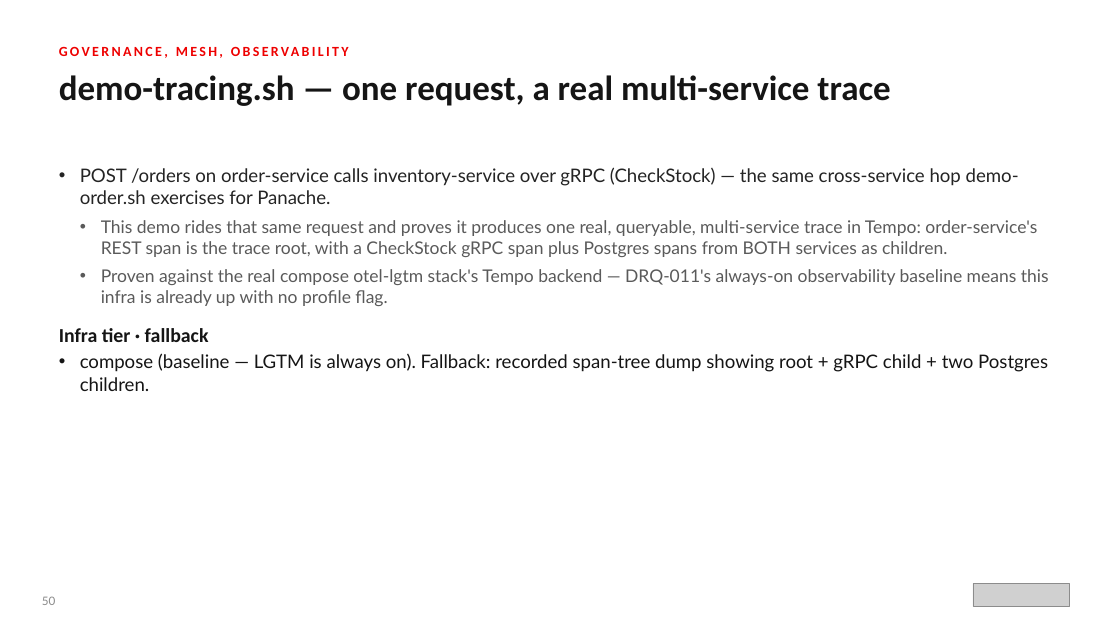
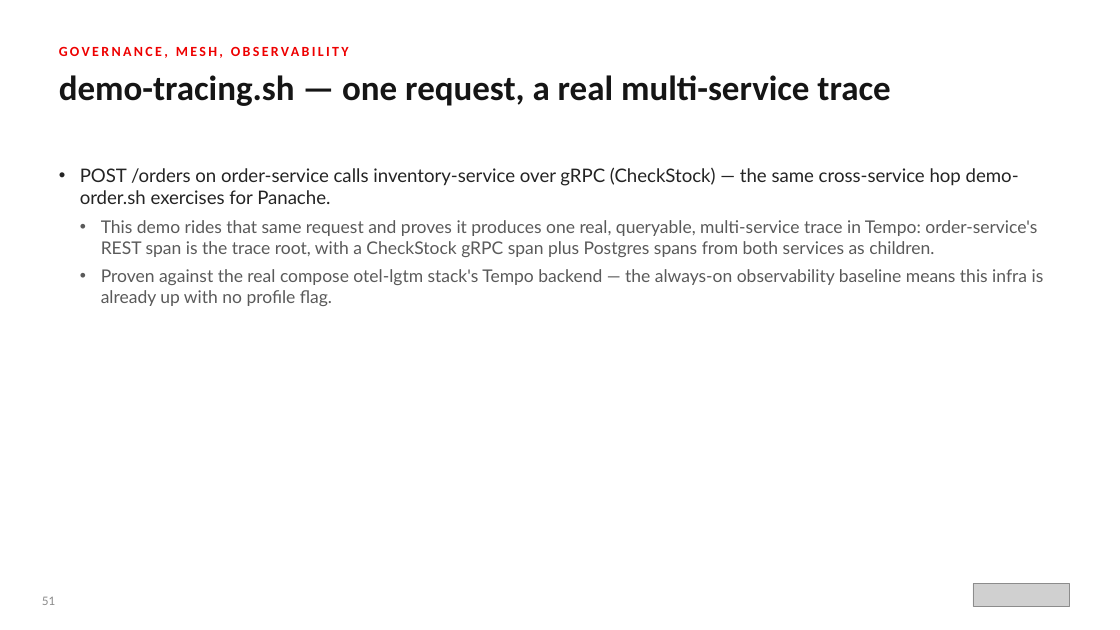
Before and after one commit to patterncatalyst/datamesh-reference-arch-quarkus, a slide deck: slide 52 of presentation/datamesh-201/Datamesh-201-Quarkus-r1.0.pptx (slide 51 before the commit). Drawn at 1120x630 pixels with LibreOffice and Linux fonts; fonts in the diff are those of the drawing; grey boxes stand for pictures. Boxes give left, top, right and bottom in pixels: in the first picture for what was removed or moved away, otherwise in the second. Text is boxed around its words. In the diff, an @@ line names an element or a change of style, - is before the commit and + after.

```diff
--- a/presentation/datamesh-201/Datamesh-201-Quarkus-r1.0.pptx
+++ b/presentation/datamesh-201/Datamesh-201-Quarkus-r1.0.pptx
@@ text at bbox=[101, 220, 1044, 306]: text changed @@
-  • This demo rides that same request and proves it produces one real, queryable, multi-service trace in Tempo: order-service's REST span is the trace root, with a CheckStock gRPC span plus Postgres spans from BOTH services as children.
-  • Proven against the real compose otel-lgtm stack's Tempo backend — DRQ-011's always-on observability baseline means this infra is already up with no profile flag.
-Infra tier · fallback
-• compose (baseline — LGTM is always on). Fallback: recorded span-tree dump showing root + gRPC child + two Postgres children.
+  • This demo rides that same request and proves it produces one real, queryable, multi-service trace in Tempo: order-service's REST span is the trace root, with a CheckStock gRPC span plus Postgres spans from both services as children.
+  • Proven against the real compose otel-lgtm stack's Tempo backend — the always-on observability baseline means this infra is already up with no profile flag.
@@ text at bbox=[42, 596, 55, 605]: text changed @@
-50
+51
```
Also in this commit, not shown: 70 other slides changed, 1 slide added, 5 other files.
